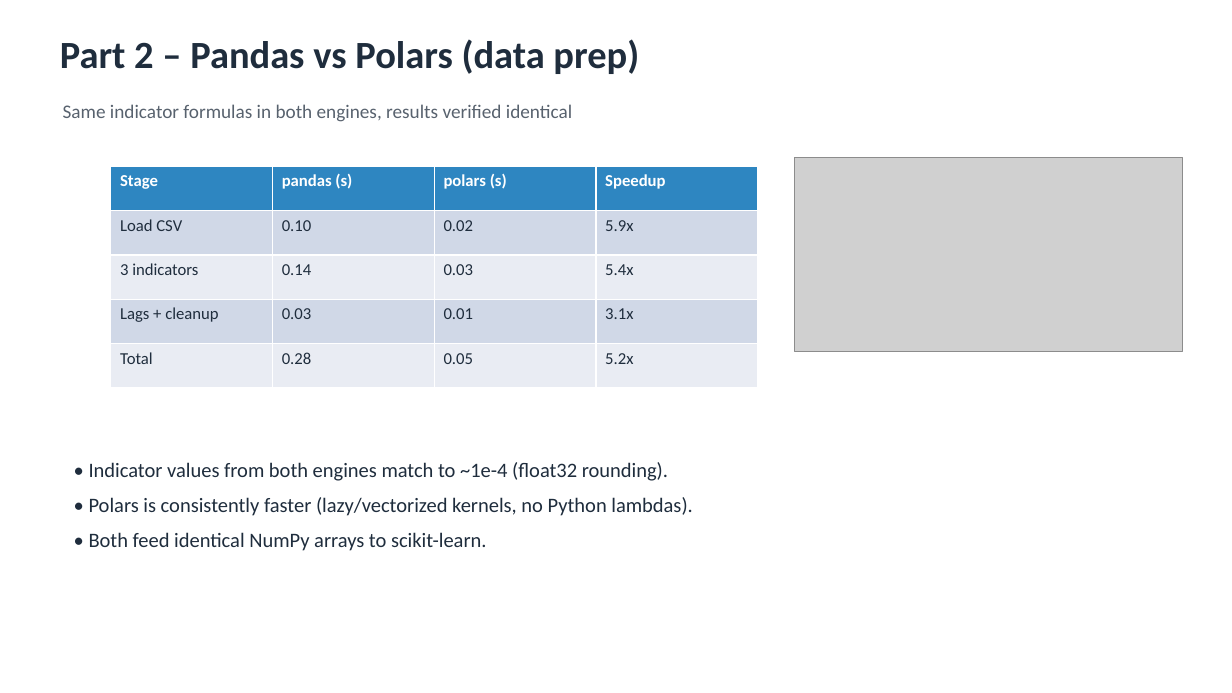
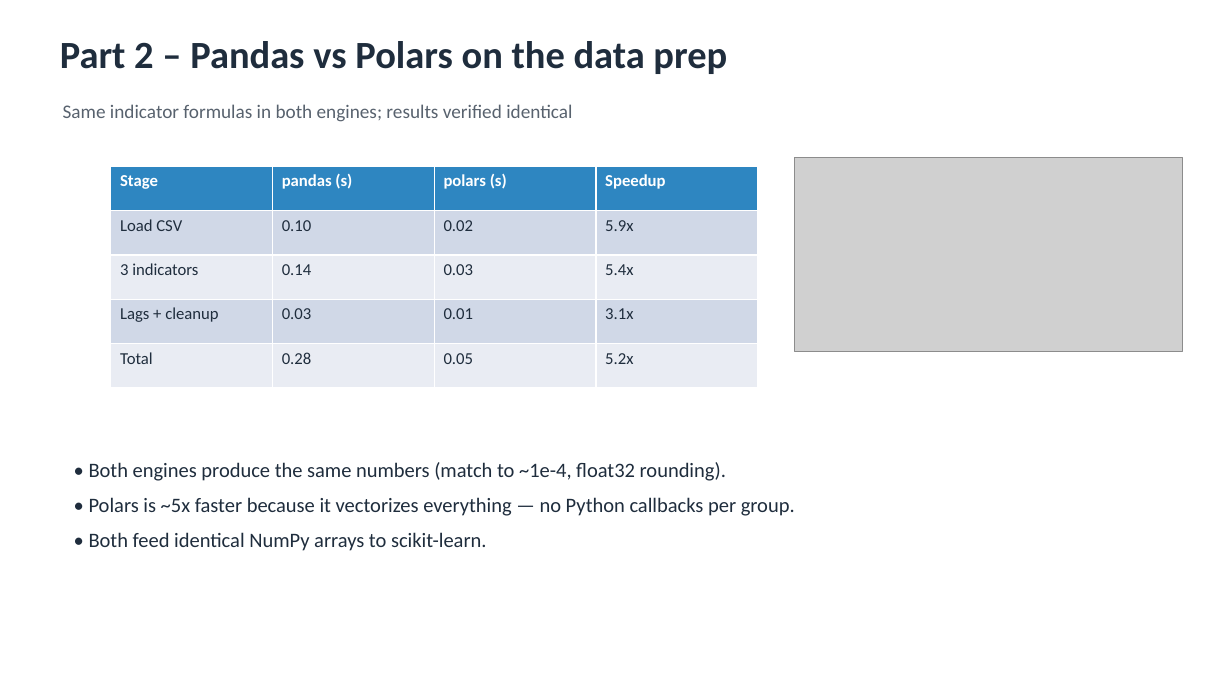
Before and after one commit to jaismine19/NextClose, a slide deck: slide 6 of docs/CSIS4260_Assignment1_Dashboard_Screenshots.pptx. Drawn at 1232x693 pixels with LibreOffice and Linux fonts; fonts in the diff are those of the drawing; grey boxes stand for pictures. Boxes give left, top, right and bottom in pixels: in the first picture for what was removed or moved away, otherwise in the second. Text is boxed around its words. In the diff, an @@ line names an element or a change of style, - is before the commit and + after.

Commit message:
Polish README, slide deck and dashboard wording; credit Jaismine Kaur

```diff
--- a/docs/CSIS4260_Assignment1_Dashboard_Screenshots.pptx
+++ b/docs/CSIS4260_Assignment1_Dashboard_Screenshots.pptx
@@ text at box(60, 41, 727, 74): text changed @@
-Part 2 – Pandas vs Polars (data prep)
+Part 2 – Pandas vs Polars on the data prep
@@ text at box(63, 104, 572, 122): text changed @@
-Same indicator formulas in both engines, results verified identical
+Same indicator formulas in both engines; results verified identical
@@ text at box(89, 462, 795, 516): text changed @@
-• Indicator values from both engines match to ~1e-4 (float32 rounding).
-• Polars is consistently faster (lazy/vectorized kernels, no Python lambdas).
+• Both engines produce the same numbers (match to ~1e-4, float32 rounding).
+• Polars is ~5x faster because it vectorizes everything — no Python callbacks per group.
```
Also in this commit, not shown: 11 other slides changed, 7 other files.
